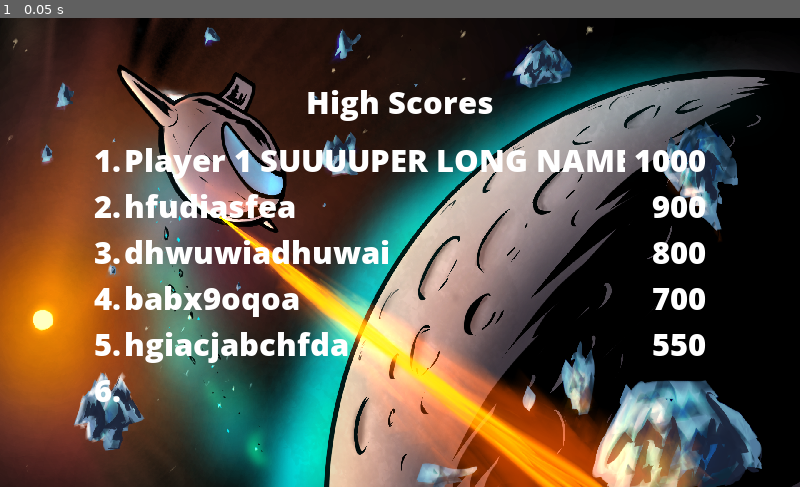
Above: before the commit, frame 1.
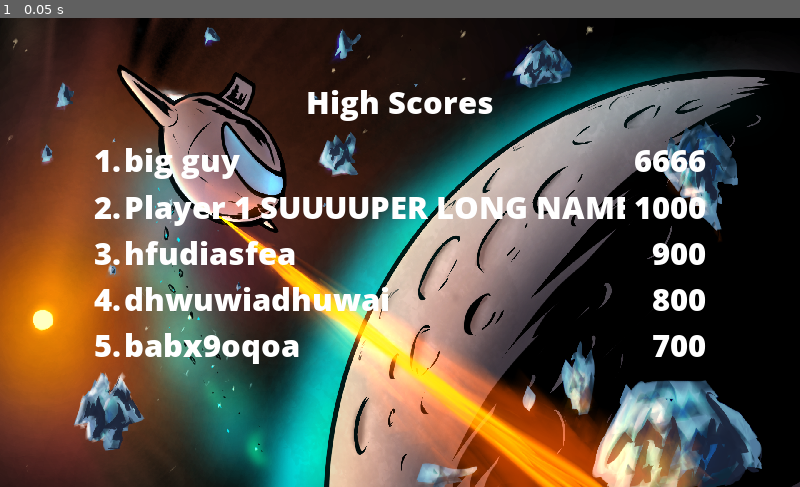
Above: after the commit, the same moment.

Repository: chapmanh/Terraformia
Game: Godot game, scene res://MainScenes/HighScores.tscn
Two runs of this game, one before a commit and one after it. Both use one fixed random seed, a clock stepped at 60 frames per second and the inputs below. This scene is started directly instead of the project's main scene.
Inputs:
- Up to frame 1 (0.05 s): no input

The runs differ from the first frame. In frame 1, 6.7% of the frame differs, in the area x 11-89%, y 27-82%.

Commit message:
new attempt submission function in HighScores

Diff:
--- a/Moonshot/MainScenes/HighScores.gd
+++ b/Moonshot/MainScenes/HighScores.gd
@@ -19,15 +19,46 @@
 	"hgiacjabchfda",
 ]
 
+
+
 var board: Array = [nameData, scoreData]
 # board = [[name1, ...], [score1, ...]]
 
 # Called when the node enters the scene tree for the first time.
 func _ready() -> void:
+	_updateBoard()
+
+	# Testing new submission function
+	_newAttempt(board, ["big guy", 6666])
+
+# Given the current board, place [attemptName, attemptScore] inside
+func _newAttempt(board, attempt):
+	print("Updating board...")
+	var names: Array = board[0]
+	var attemptName: String = attempt[0]
+
+	var scores: Array = board[1]
+	var attemptScore : int = attempt[1]
+
+	# move from bottom of board up
+	for i in range(len(scores)):
+		print(i)
+		if attemptScore >= scores[i]:
+			names.insert(i, attemptName)
+			scores.insert(i, attemptScore)
+			names.remove(len(names))
+			scores.remove(len(scores))
+
+			board = [names, scores]
+			_updateBoard()
+			break
+
+
+func _updateBoard():
 	var names: String = ""
 	var scores: String = ""
 
-	for i in range(len(scoreData)):
+	for i in range(5):
 		# names = board[0]
 		names += str(board[0][i]) + "\n"
 		# scores = board[1]
@@ -35,7 +66,3 @@
 
 	labelNames.set_text(names)
 	labelScores.set_text(scores)
-
-# Given the current board, place attempt [attemptName, attemptScore] inside
-func _updateBoard(board, attempt):
-	pass
--- a/Moonshot/MainScenes/HighScores.tscn
+++ b/Moonshot/MainScenes/HighScores.tscn
@@ -21,14 +21,14 @@
 }
 
 [node name="TextureRect" type="TextureRect" parent="."]
-margin_right = 1030.0
-margin_bottom = 619.0
+margin_right = 1024.0
+margin_bottom = 600.0
 texture = ExtResource( 7 )
 expand = true
 
 [node name="ScoreBoard" type="MarginContainer" parent="."]
-margin_right = 1030.0
-margin_bottom = 619.0
+margin_right = 1024.0
+margin_bottom = 600.0
 custom_constants/margin_right = 120
 custom_constants/margin_top = 80
 custom_constants/margin_left = 120
@@ -37,12 +37,12 @@
 [node name="VBoxContainer" type="VBoxContainer" parent="ScoreBoard"]
 margin_left = 120.0
 margin_top = 80.0
-margin_right = 910.0
-margin_bottom = 539.0
+margin_right = 904.0
+margin_bottom = 520.0
 rect_min_size = Vector2( 600, 300 )
 
 [node name="LabelTitle" type="Label" parent="ScoreBoard/VBoxContainer"]
-margin_right = 790.0
+margin_right = 784.0
 margin_bottom = 55.0
 custom_fonts/font = SubResource( 1 )
 text = "High Scores"
@@ -50,52 +50,55 @@
 
 [node name="HBoxContainer" type="HBoxContainer" parent="ScoreBoard/VBoxContainer"]
 margin_top = 59.0
-margin_right = 790.0
-margin_bottom = 459.0
+margin_right = 784.0
+margin_bottom = 440.0
 rect_min_size = Vector2( 500, 300 )
 rect_clip_content = true
 size_flags_vertical = 3
 
 [node name="LabelPos" type="Label" parent="ScoreBoard/VBoxContainer/HBoxContainer"]
-margin_top = 27.0
 margin_right = 35.0
-margin_bottom = 372.0
+margin_bottom = 381.0
 rect_min_size = Vector2( 35, 0 )
+size_flags_vertical = 1
 custom_fonts/font = SubResource( 1 )
 text = "1.
 2.
 3.
 4.
 5.
-6."
+"
+valign = 1
 
 [node name="LabelNames" type="Label" parent="ScoreBoard/VBoxContainer/HBoxContainer"]
 margin_left = 39.0
-margin_top = 27.0
-margin_right = 672.0
-margin_bottom = 372.0
+margin_right = 666.0
+margin_bottom = 381.0
 rect_min_size = Vector2( 100, 0 )
 size_flags_horizontal = 3
+size_flags_vertical = 1
 custom_fonts/font = SubResource( 1 )
 text = "Name
 Name
 Name
 Name
 Name
-Name"
+"
+valign = 1
 clip_text = true
 
 [node name="LabelScores" type="Label" parent="ScoreBoard/VBoxContainer/HBoxContainer"]
-margin_left = 676.0
-margin_top = 27.0
-margin_right = 790.0
-margin_bottom = 372.0
+margin_left = 670.0
+margin_right = 784.0
+margin_bottom = 381.0
 rect_min_size = Vector2( 100, 0 )
+size_flags_vertical = 1
 custom_fonts/font = SubResource( 1 )
 text = "Score
 Score
 Score
 Score
 Score
-Score"
+"
 align = 2
+valign = 1
